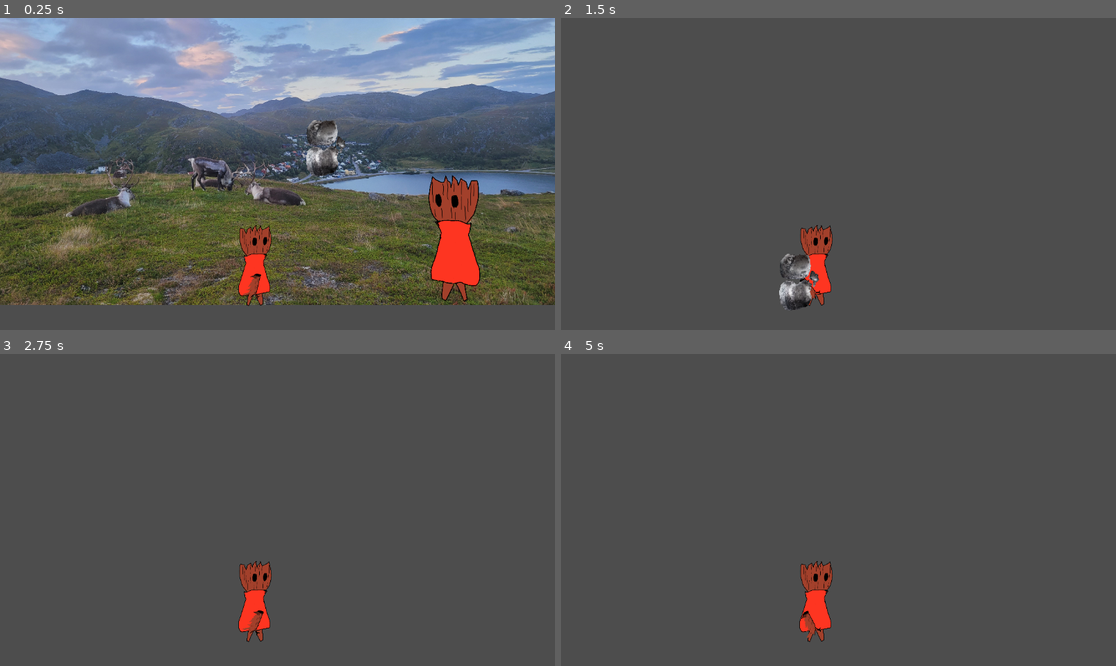
Above: before the commit, frames 1-4 (two rows, left to right).
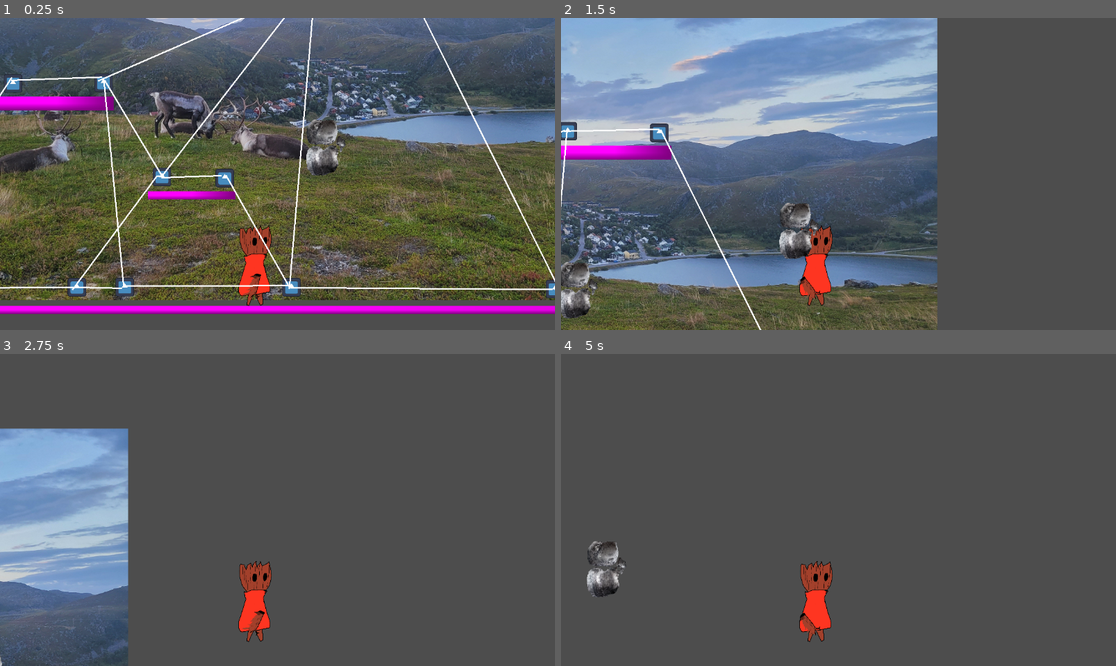
Above: after the commit, the same moments.

Repository: Q1-Studios/TreeVolution
Game: Godot game, scene res://src/scenes/map.tscn
The game is run twice, just before and just after one commit, with the same random seed, the same clock (stepped at 60 frames per second) and the same inputs. The engine's default icon, where the game draws it, is replaced by a stand-in: a white triangle on a blue panel in a dark square.
Inputs (mouse positions are in pixels of both pictures, inside the frame that each line leads up to):
- Up to frame 1 (0.25 s): no input
- Up to frame 2 (1.5 s): tap Enter at 0.5 s; move the mouse to (960, 158) at 0.52 s; hold D (moveRight) from 0.53 s (still down); tap Up (jump) at 0.6, 0.77, 1.07 s; move the mouse to (727, 189) at 1.27 s; tap X (Pollen ability) at 1.35 s
- Up to frame 3 (2.75 s): tap Up (jump) at 1.52, 1.55, 1.82, 2.3 s; move the mouse to (333, 441) at 2.02 s; release D (moveRight) at 2.03 s; press the mouse at (333, 441) at 2.03 s; hold A (moveLeft) from 2.03 s (still down)
- Up to frame 4 (5 s): move the mouse to (810, 572) at 2.77 s; release A (moveLeft) at 2.78 s; release the mouse at (810, 572) at 2.78 s; hold D (moveRight) 2.78-4.28 s; tap Up (jump) at 2.85, 3.02, 3.32, 3.77, 3.8, 4.07, 4.52, 4.55, 4.82 s; move the mouse to (1005, 556) at 3.52 s; tap X (Pollen ability) at 3.6 s; tap Space at 4.25 s; move the mouse to (672, 463) at 4.27 s; hold A (moveLeft) from 4.28 s (still down); click (672, 463) at 4.35 s

The runs differ from the first frame. In frame 1, 77% of the frame differs, in the area x 0-100%, y 0-95%; in frame 2, 55%; in frame 3, 16%; in frame 4, 0.7%.

Commit message:
graphen sind cool nicht nur in Algodat

Diff:
--- /dev/null
+++ b/edge.gd
@@ -0,0 +1,5 @@
+extends Line2D
+@export var jump:= false
+@export var doubleJump:= false
+@export var onlyDown:= false
+@export var jumpOnDown:= false
--- /dev/null
+++ b/src/scenes/edge.tscn
@@ -0,0 +1,6 @@
+[gd_scene format=3 uid="uid://duvl2qtrf3tg"]
+
+[ext_resource type="Script" uid="uid://cdq5fg72h1t34" path="res://edge.gd" id="1_g3ndo"]
+
+[node name="Node2D" type="Line2D" unique_id=1801558419]
+script = ExtResource("1_g3ndo")
--- /dev/null
+++ b/src/scenes/icon.tscn
@@ -0,0 +1,6 @@
+[gd_scene format=3 uid="uid://dw2mlohk64blx"]
+
+[ext_resource type="Texture2D" uid="uid://c58cpr8le6ucr" path="res://src/assets/2D/icon.svg" id="1_43ear"]
+
+[node name="Icon" type="Sprite2D" unique_id=1343320165]
+texture = ExtResource("1_43ear")
--- a/src/scenes/map.tscn
+++ b/src/scenes/map.tscn
@@ -3,16 +3,21 @@
 [ext_resource type="PackedScene" uid="uid://ke7q6souawdw" path="res://src/scenes/Player.tscn" id="1_b4rpm"]
 [ext_resource type="Texture2D" uid="uid://c11lwfwwa6gn6" path="res://src/assets/2D/20240906_192505.jpg" id="1_edtax"]
 [ext_resource type="PackedScene" uid="uid://c8t1dliv5np68" path="res://src/scenes/Pollen.tscn" id="3_3tm0b"]
-[ext_resource type="PackedScene" uid="uid://b8q85wbvjmkca" path="res://src/scripts/enemy.tscn" id="4_udcsr"]
+[ext_resource type="PackedScene" uid="uid://dw2mlohk64blx" path="res://src/scenes/icon.tscn" id="5_ahmr2"]
+[ext_resource type="Script" uid="uid://tw4xfab1n860" path="res://src/scenes/map_holder.gd" id="5_b4rpm"]
+[ext_resource type="PackedScene" uid="uid://duvl2qtrf3tg" path="res://src/scenes/edge.tscn" id="6_f1v2q"]
+
+[sub_resource type="PlaceholderTexture2D" id="PlaceholderTexture2D_udcsr"]
 
 [sub_resource type="RectangleShape2D" id="RectangleShape2D_kyhn7"]
-size = Vector2(2339.8845, 33.612663)
+size = Vector2(452.99994, 33.612663)
 
 [node name="Node2D" type="Node2D" unique_id=1829873154]
 
 [node name="Sprite2D" type="Sprite2D" parent="." unique_id=468748651]
 visibility_layer = 512
-position = Vector2(13, 0)
+position = Vector2(0, -500)
+scale = Vector2(1.415, 1.415)
 texture = ExtResource("1_edtax")
 
 [node name="Player" parent="." unique_id=1140108763 groups=["Polen"] instance=ExtResource("1_b4rpm")]
@@ -25,13 +30,171 @@
 [node name="Pollen" parent="." unique_id=241079387 instance=ExtResource("3_3tm0b")]
 position = Vector2(345, 50)
 
-[node name="Enemy" parent="." unique_id=699392529 instance=ExtResource("4_udcsr")]
-position = Vector2(1222, 684)
-scale = Vector2(0.6, 0.6)
-
-[node name="Floor" type="StaticBody2D" parent="." unique_id=2038121272]
-scale = Vector2(1.73, 1.73)
-
-[node name="CollisionShape2D" type="CollisionShape2D" parent="Floor" unique_id=1840679791]
-position = Vector2(-0.5779995, 676.25726)
-shape = SubResource("RectangleShape2D_kyhn7")
+[node name="MapHolder" type="Node2D" parent="." unique_id=781003022]
+script = ExtResource("5_b4rpm")
+
+[node name="Floor" type="StaticBody2D" parent="MapHolder" unique_id=2038121272]
+position = Vector2(0, 1174)
+scale = Vector2(43.370003, 1.7190093)
+
+[node name="Sprite2D" type="Sprite2D" parent="MapHolder/Floor" unique_id=408176823]
+scale = Vector2(471.4917, 32.73527)
+texture = SubResource("PlaceholderTexture2D_udcsr")
+
+[node name="CollisionShape2D" type="CollisionShape2D" parent="MapHolder/Floor" unique_id=1840679791]
+scale = Vector2(1.0371802, 1)
+shape = SubResource("RectangleShape2D_kyhn7")
+
+[node name="stuff" type="StaticBody2D" parent="MapHolder" unique_id=28840447]
+position = Vector2(-562, 382)
+scale = Vector2(1.2900001, 1.73)
+
+[node name="Sprite2D" type="Sprite2D" parent="MapHolder/stuff" unique_id=1754652281]
+scale = Vector2(471.4917, 32.73527)
+texture = SubResource("PlaceholderTexture2D_udcsr")
+
+[node name="CollisionShape2D" type="CollisionShape2D" parent="MapHolder/stuff" unique_id=2105228739]
+scale = Vector2(1.0371802, 1)
+shape = SubResource("RectangleShape2D_kyhn7")
+
+[node name="stuff2" type="StaticBody2D" parent="MapHolder" unique_id=772181553]
+position = Vector2(-1496, -256)
+scale = Vector2(1.6641002, 2.9929001)
+
+[node name="Sprite2D" type="Sprite2D" parent="MapHolder/stuff2" unique_id=789068934]
+scale = Vector2(471.4917, 32.73527)
+texture = SubResource("PlaceholderTexture2D_udcsr")
+
+[node name="CollisionShape2D" type="CollisionShape2D" parent="MapHolder/stuff2" unique_id=1501655221]
+scale = Vector2(1.0371802, 1)
+shape = SubResource("RectangleShape2D_kyhn7")
+
+[node name="stuff3" type="StaticBody2D" parent="MapHolder" unique_id=646593541]
+position = Vector2(621, -903)
+scale = Vector2(1.6641002, 2.9929001)
+
+[node name="Sprite2D" type="Sprite2D" parent="MapHolder/stuff3" unique_id=849196186]
+scale = Vector2(471.4917, 32.73527)
+texture = SubResource("PlaceholderTexture2D_udcsr")
+
+[node name="CollisionShape2D" type="CollisionShape2D" parent="MapHolder/stuff3" unique_id=2018002269]
+scale = Vector2(1.0371802, 1)
+shape = SubResource("RectangleShape2D_kyhn7")
+
+[node name="G" type="Node2D" parent="MapHolder" unique_id=929467085]
+
+[node name="V" type="Node2D" parent="MapHolder/G" unique_id=574635472]
+
+[node name="Icon" parent="MapHolder/G/V" unique_id=1343320165 instance=ExtResource("5_ahmr2")]
+position = Vector2(-3970, 1040)
+
+[node name="Icon2" parent="MapHolder/G/V" unique_id=627484801 instance=ExtResource("5_ahmr2")]
+position = Vector2(2874, 1068)
+
+[node name="Icon3" parent="MapHolder/G/V" unique_id=1209161415 instance=ExtResource("5_ahmr2")]
+position = Vector2(-2752, 1040)
+
+[node name="Icon4" parent="MapHolder/G/V" unique_id=1731070543 instance=ExtResource("5_ahmr2")]
+position = Vector2(-1357, 1017)
+
+[node name="Icon5" parent="MapHolder/G/V" unique_id=1060224695 instance=ExtResource("5_ahmr2")]
+position = Vector2(128, 1017)
+
+[node name="Icon6" parent="MapHolder/G/V" unique_id=1802877704 instance=ExtResource("5_ahmr2")]
+position = Vector2(1952, 1029)
+
+[node name="Icon7" parent="MapHolder/G/V" unique_id=1663175376 instance=ExtResource("5_ahmr2")]
+position = Vector2(929, -1040)
+
+[node name="Icon8" parent="MapHolder/G/V" unique_id=989635110 instance=ExtResource("5_ahmr2")]
+position = Vector2(295, -1051)
+
+[node name="Icon9" parent="MapHolder/G/V" unique_id=1503627769 instance=ExtResource("5_ahmr2")]
+position = Vector2(-334, 261)
+
+[node name="Icon10" parent="MapHolder/G/V" unique_id=1192555033 instance=ExtResource("5_ahmr2")]
+position = Vector2(-768, 253)
+
+[node name="Icon11" parent="MapHolder/G/V" unique_id=345015735 instance=ExtResource("5_ahmr2")]
+position = Vector2(-1173, -399)
+
+[node name="Icon12" parent="MapHolder/G/V" unique_id=183480504 instance=ExtResource("5_ahmr2")]
+position = Vector2(-1799, -394)
+
+[node name="Icon13" parent="MapHolder/G/V" unique_id=177313336 instance=ExtResource("5_ahmr2")]
+position = Vector2(-1026, 1016)
+
+[node name="E" type="Node2D" parent="MapHolder/G" unique_id=285898098]
+
+[node name="horizontal" type="Node2D" parent="MapHolder/G/E" unique_id=774905292]
+
+[node name="Node2D17" parent="MapHolder/G/E/horizontal" unique_id=1801558419 instance=ExtResource("6_f1v2q")]
+points = PackedVector2Array(270, -1051, 927, -1065)
+closed = true
+
+[node name="Node2D" parent="MapHolder/G/E/horizontal" unique_id=21663852 instance=ExtResource("6_f1v2q")]
+points = PackedVector2Array(-3976, 1017, -2757, 1020)
+
+[node name="Node2D2" parent="MapHolder/G/E/horizontal" unique_id=984739654 instance=ExtResource("6_f1v2q")]
+points = PackedVector2Array(-2761, 1024, -1378, 1017)
+
+[node name="Node2D3" parent="MapHolder/G/E/horizontal" unique_id=577165135 instance=ExtResource("6_f1v2q")]
+points = PackedVector2Array(-1375, 1017, -1044, 1024)
+
+[node name="Node2D4" parent="MapHolder/G/E/horizontal" unique_id=1181709164 instance=ExtResource("6_f1v2q")]
+points = PackedVector2Array(-1029, 1009, 122, 1005)
+
+[node name="Node2D5" parent="MapHolder/G/E/horizontal" unique_id=228297962 instance=ExtResource("6_f1v2q")]
+points = PackedVector2Array(122, 1020, 1933, 1032)
+
+[node name="Node2D6" parent="MapHolder/G/E/horizontal" unique_id=836610270 instance=ExtResource("6_f1v2q")]
+points = PackedVector2Array(1948, 1032, 2879, 1073)
+
+[node name="Node2D15" parent="MapHolder/G/E/horizontal" unique_id=1789203585 instance=ExtResource("6_f1v2q")]
+points = PackedVector2Array(-1811, -416, -1183, -438)
+
+[node name="Node2D16" parent="MapHolder/G/E/horizontal" unique_id=88479791 instance=ExtResource("6_f1v2q")]
+points = PackedVector2Array(-773, 258, -355, 244)
+
+[node name="jump" type="Node2D" parent="MapHolder/G/E" unique_id=1070406386]
+
+[node name="Node2D7" parent="MapHolder/G/E/jump" unique_id=52779588 instance=ExtResource("6_f1v2q")]
+points = PackedVector2Array(113, 1015, -326, 241)
+jump = true
+
+[node name="Node2D10" parent="MapHolder/G/E/jump" unique_id=816497007 instance=ExtResource("6_f1v2q")]
+points = PackedVector2Array(-1388, 1035, -802, 246, -756, 246)
+jump = true
+
+[node name="Node2D11" parent="MapHolder/G/E/jump" unique_id=1328148926 instance=ExtResource("6_f1v2q")]
+points = PackedVector2Array(-771, 241, -1165, -416)
+jump = true
+
+[node name="Node2D9" parent="MapHolder/G/E/jump" unique_id=1773679512 instance=ExtResource("6_f1v2q")]
+points = PackedVector2Array(-1211, -411, 275, -1058)
+jump = true
+jumpOnDown = true
+
+[node name="doublejump" type="Node2D" parent="MapHolder/G/E" unique_id=2050723171]
+
+[node name="Node2D8" parent="MapHolder/G/E/doublejump" unique_id=486631092 instance=ExtResource("6_f1v2q")]
+points = PackedVector2Array(-2773, 1040, -1807, -436)
+doubleJump = true
+
+[node name="Node2D12" parent="MapHolder/G/E/doublejump" unique_id=635403712 instance=ExtResource("6_f1v2q")]
+points = PackedVector2Array(-768, 247, 240, -1058)
+doubleJump = true
+
+[node name="dropdown" type="Node2D" parent="MapHolder/G/E" unique_id=762121601]
+
+[node name="Node2D13" parent="MapHolder/G/E/dropdown" unique_id=744712461 instance=ExtResource("6_f1v2q")]
+points = PackedVector2Array(290, -1058, 113, 1030)
+onlyDown = true
+
+[node name="Node2D14" parent="MapHolder/G/E/dropdown" unique_id=464522750 instance=ExtResource("6_f1v2q")]
+points = PackedVector2Array(937, -1063, 1963, 994)
+onlyDown = true
+
+[node name="Node2D18" parent="MapHolder/G/E/dropdown" unique_id=2024860064 instance=ExtResource("6_f1v2q")]
+points = PackedVector2Array(-1169, -404, -1032, 1020)
+onlyDown = true
--- /dev/null
+++ b/src/scenes/map_holder.gd
@@ -0,0 +1,7 @@
+extends Node2D
+
+const icon = preload("res://src/scenes/icon.tscn")
+var graph
+
+func _ready() -> void:
+	graph = AStar2D.new()
--- a/src/scripts/playerMovement.gd
+++ b/src/scripts/playerMovement.gd
@@ -83,9 +83,8 @@
 			else:
 				used_double_Jump = true
 
-		if player.velocity.y > 0:
-			player.velocity.y = 0
-		player.velocity.y -= jumpForce
+
+		player.velocity.y = -jumpForce
 
 
 func _simulate_gravity(player: Player, delta: float) -> void:
Not shown, added: edge.gd.uid
Not shown, added: src/scenes/map_holder.gd.uid
